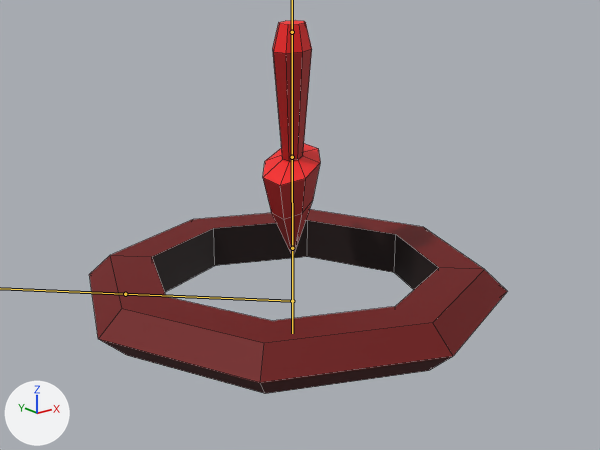
The FBX model ART/Models/MovementGizmo/MovementGizmo.fbx as it was, and as the next commit left it.
The view is the same before and after, from a camera (50 mm lens) standing at (-2.11, -2.69, 1.52) and looking at (-0.02, -0.07, 0.47). Every picture has the same lights, and +X, +Y and +Z are marked at lower left. Both versions are drawn at frame 105 of the action 'Armature|ArmatureAction'; the numbers are the values there. The bones that bend it are drawn over the model as lines. Mesh edges are drawn as thin lines.
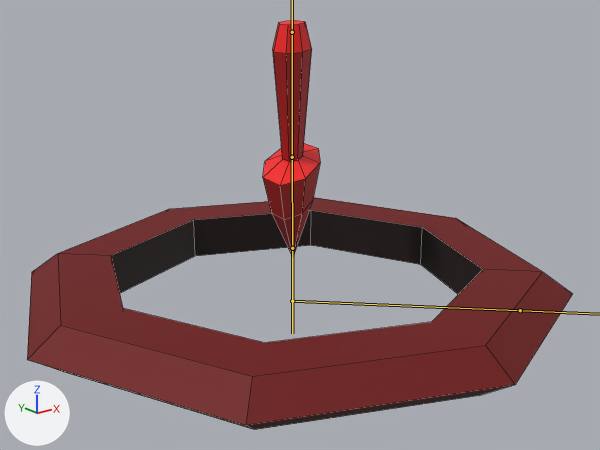
Patch to the scene script:
```diff
--- a/ART/Models/MovementGizmo/MovementGizmo.fbx.py
+++ b/ART/Models/MovementGizmo/MovementGizmo.fbx.py
@@ bone_bone @@
 bone_bone = bpy.data.objects['Armature'].pose.bones['Bone']
-bone_bone.rotation_quaternion = (-0.383, 0.0, 0.0, -0.924)  # degrees (0, 0, 135)
-bone_bone.scale = (0.85, 0.85, 0.85)
+bone_bone.rotation_quaternion = (-0.924, 0.0, 0.0, 0.383)  # degrees (0, 0, -45)
+bone_bone.scale = (1.1, 1.1, 0.85)
@@ bone_bone_001 @@
 bone_bone_001 = bpy.data.objects['Armature'].pose.bones['Bone.001']
-bone_bone_001.rotation_quaternion = (-0.924, 0.0, -0.383, 0.0)  # degrees (0, 45, 0)
+bone_bone_001.rotation_quaternion = (0.383, 0.0, -0.924, 0.0)  # degrees (0, -135, 0)
@@ bone_bone_002 @@
 bone_bone_002 = bpy.data.objects['Armature'].pose.bones['Bone.002']
-bone_bone_002.rotation_quaternion = (-0.924, 0.0, 0.383, 0.0)  # degrees (0, -45, 0)
+bone_bone_002.rotation_quaternion = (0.383, 0.0, 0.924, 0.0)  # degrees (0, 135, 0)
```

Pixel boxes (x1, y1, x2, y2) of what changed, in the pictures (600 x 450 px):
'Cylinder', posed (30% wider, 10% taller)
    before: (89, 20, 507, 394)
    after: (27, 20, 572, 430)
bone 'Bone', root to tip
    before: (292, 301) to (125, 294)
    after: (292, 301) to (520, 310)
